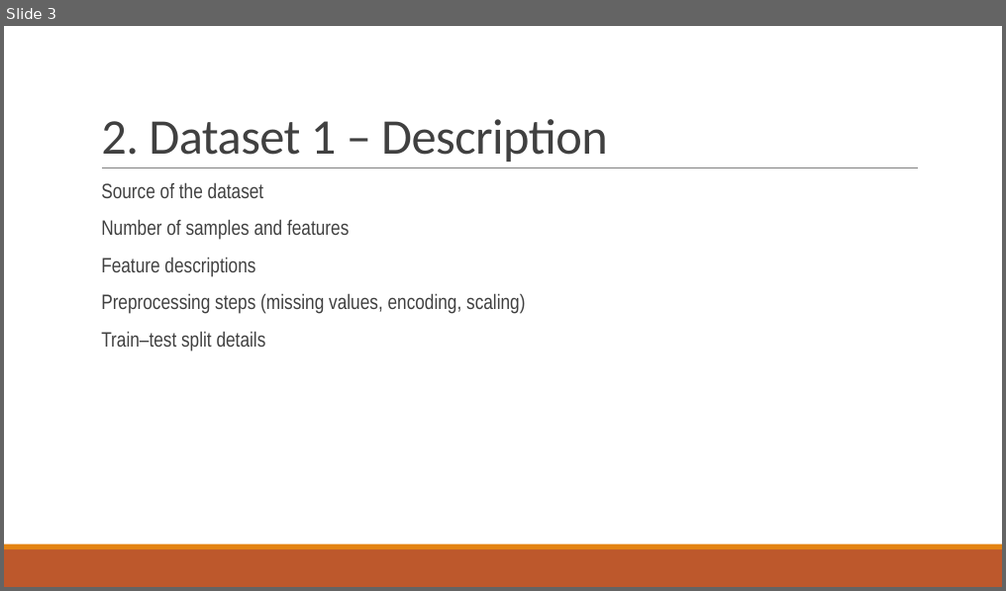
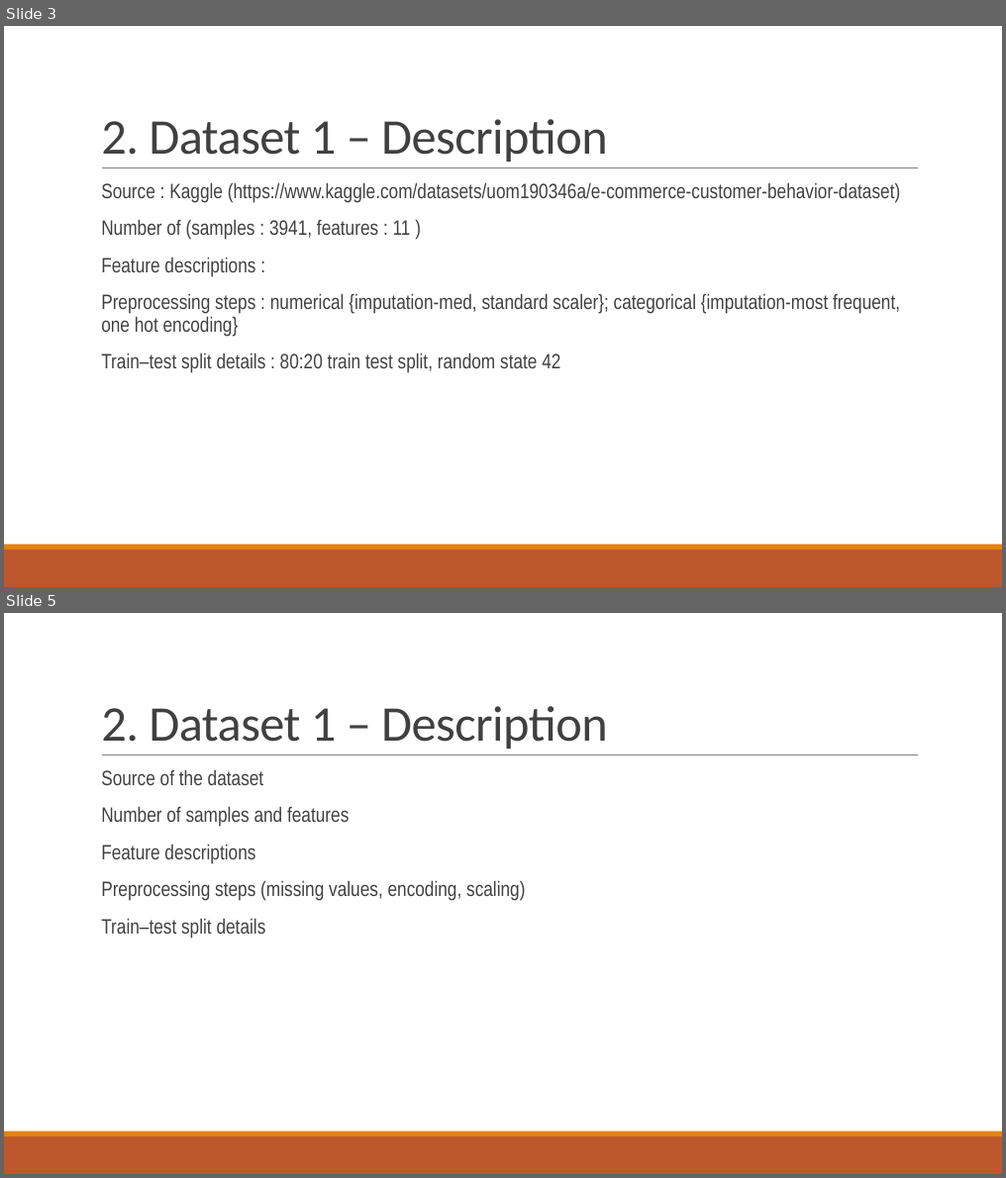
Before and after one commit to akay6483/mmml-ecommerce, a slide deck: docs/23CSE301_A8.pptx. Shown one above the other, each under a label of ours: slide 3 before the commit, slides 3 and 5 after it; the slides between them are not shown. The pictures are 1006x591 and 1006x1178 pixels, drawn with LibreOffice and Linux fonts; fonts in the diff are those of the drawing; background and template pictures are left out. Boxes give left, top, right and bottom in pixels: in the first picture for what was removed or moved away, otherwise in the second. Text is boxed around its words. In the diff, an @@ line names an element or a change of style, - is before the commit and + after.

```diff
--- a/docs/23CSE301_A8.pptx
+++ b/docs/23CSE301_A8.pptx
@@ slide 3 added at (x1=4, y1=26, x2=1002, y2=587), background picture (left out); not listed: 3 template elements that a slide beside it also shows @@
@@ title added at (x1=101, y1=119, x2=608, y2=162), 48 pt, text #404040 @@
+2. Dataset 1 – Description
@@ text added at (x1=101, y1=182, x2=900, y2=373), 20 pt, text #404040 @@
+  Source : Kaggle (https://www.kaggle.com/datasets/uom190346a/e-commerce-customer-behavior-dataset)
+  Number of (samples : 3941, features : 11 )
+  Feature descriptions :
+  Preprocessing steps : numerical {imputation-med, standard scaler}; categorical {imputation-most frequent, one hot encoding}
+  Train–test split details : 80:20 train test split, random state 42
@@ what was slide 3 is now slide 5 @@
```
Also in this commit, not shown: 1 slide changed, 12 other slides added, 2 slides removed, 7 other files.
